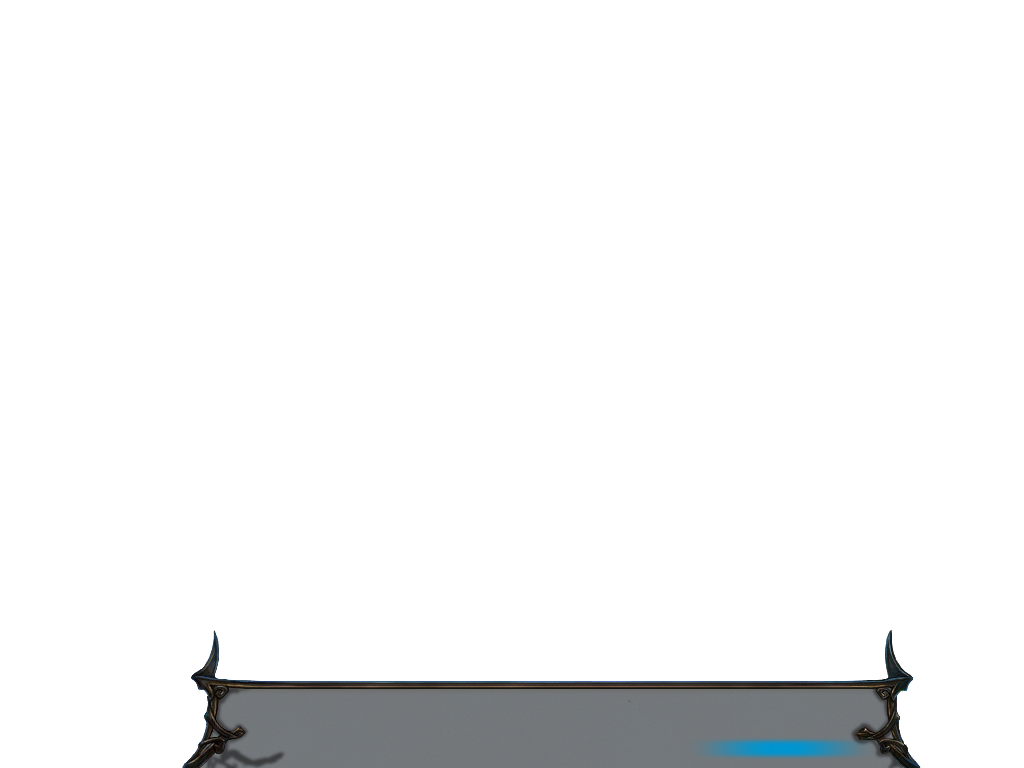
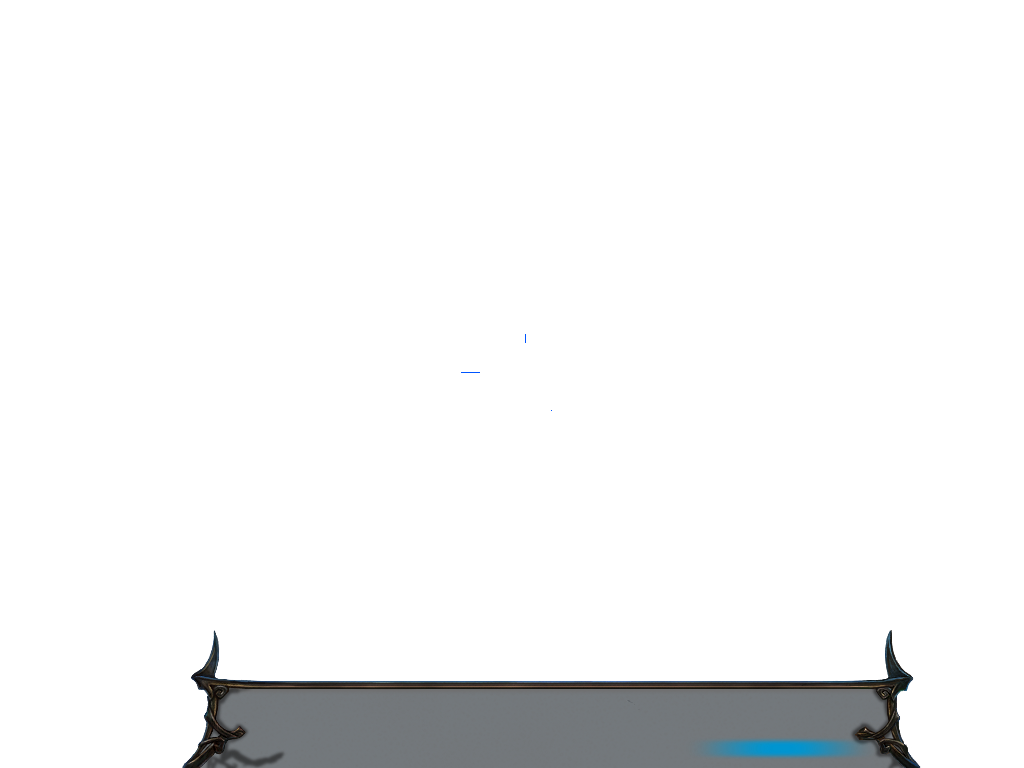
Before/after of a 1024 × 768 layered artwork. What changed in the layer stack:
added layer "height_1" above "width_1" over [461, 372, 480, 373]
